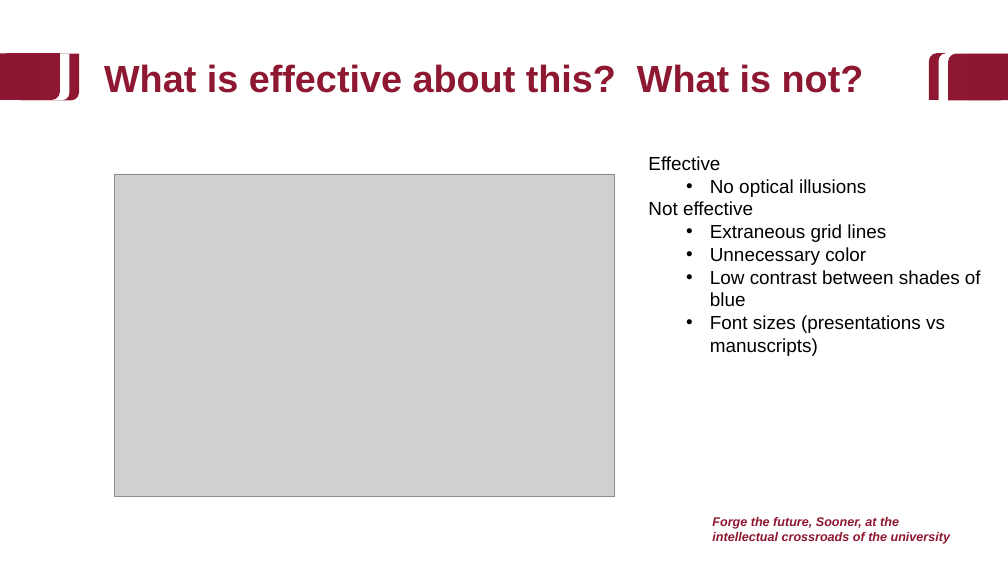
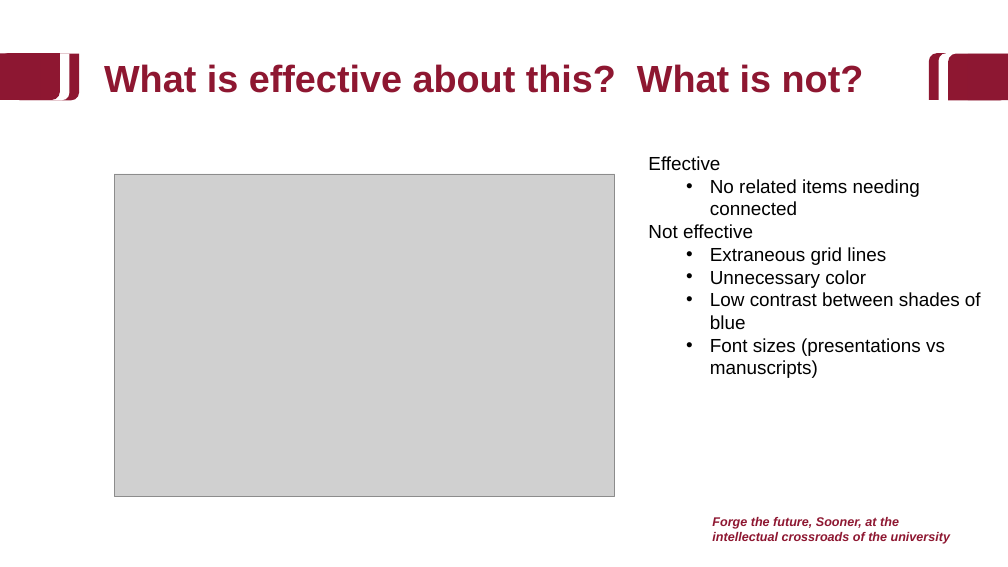
Before and after one commit to baeolophus/2025_data_viz_research, a slide deck: slide 34 of activities.pptx (slide 30 before the commit). Drawn at 1008x567 pixels with LibreOffice and Linux fonts; fonts in the diff are those of the drawing; grey boxes stand for pictures; background and template pictures are left out. Boxes give left, top, right and bottom in pixels: in the first picture for what was removed or moved away, otherwise in the second. Text is boxed around its words. In the diff, an @@ line names an element or a change of style, - is before the commit and + after.

```diff
--- a/activities.pptx
+++ b/activities.pptx
@@ text at (x1=710, y1=179, x2=920, y2=216): text changed @@
-  • No optical illusions
+  • No related items needing connected
```
Also in this commit, not shown: 4 other slides changed, 5 slides added.
